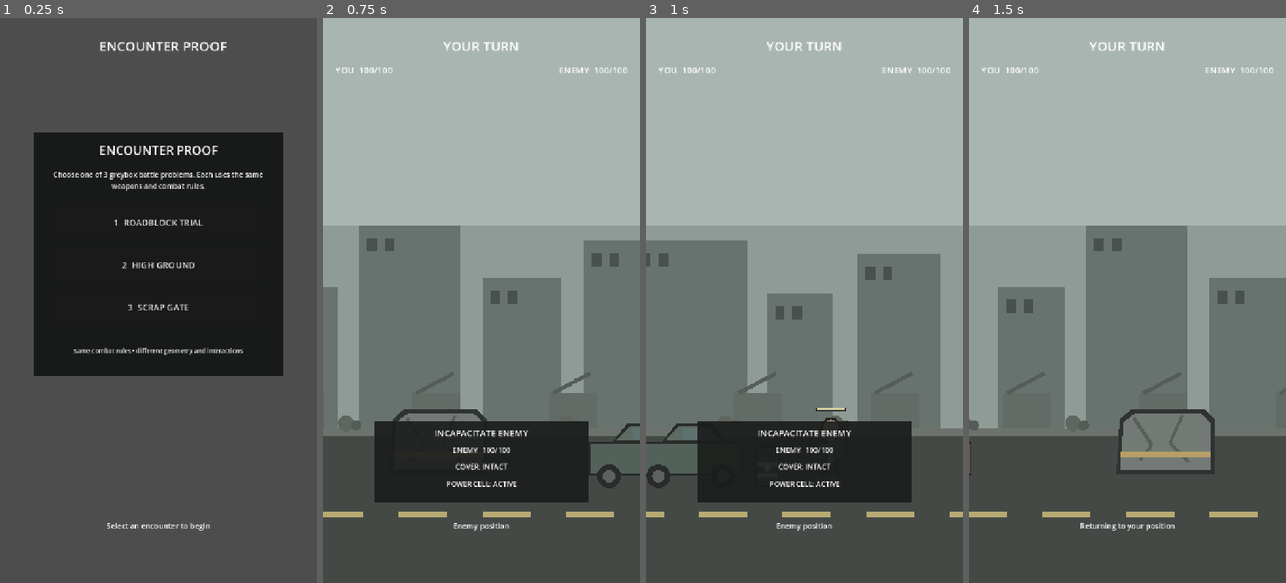
Above: before the commit, frames 1-4 (left to right).
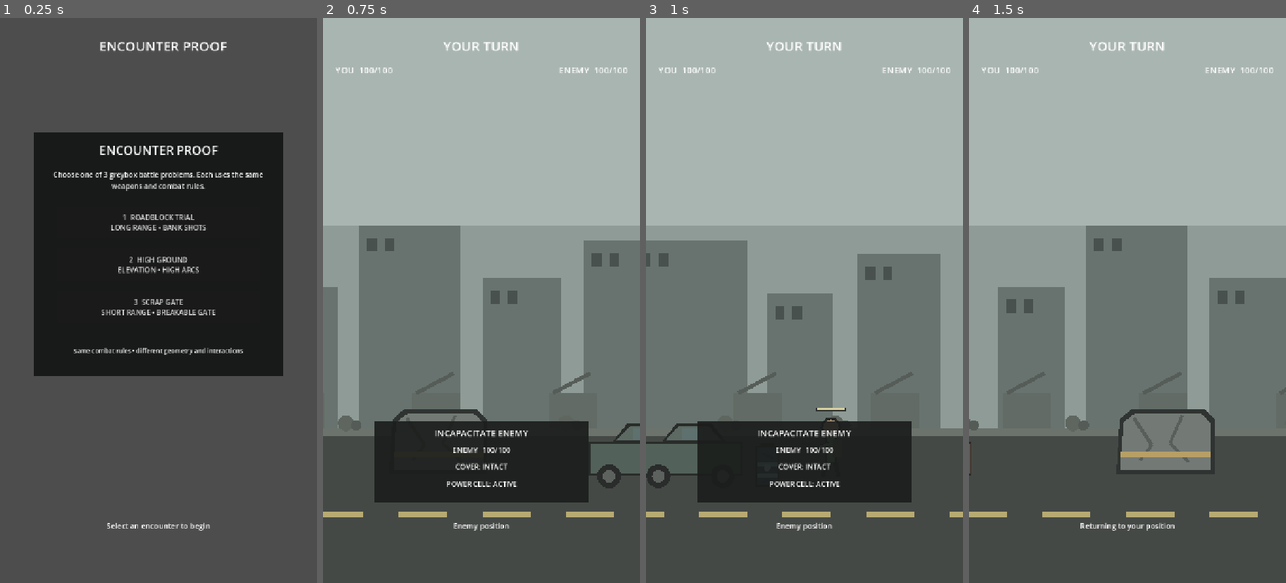
Above: after the commit, the same moments.

Repository: phantompixel-developer/FortKnocks
Game: Godot game, scene res://game/battle/battle.tscn
Two runs of this game, one before a commit and one after it. Both use one fixed random seed, a clock stepped at 60 frames per second and the inputs below.
Inputs (mouse positions are in pixels of both pictures, inside the frame that each line leads up to):
- Up to frame 1 (0.25 s): no input
- Up to frame 2 (0.75 s): click (481, 221) at 0.5 s, where only the run before the commit has a clickable "1 ROADBLOCK TRIAL"
- Up to frame 3 (1 s): no input
- Up to frame 4 (1.5 s): tap Enter at 1.25 s; move the mouse to (1197, 272) at 1.27 s; click (1197, 272) at 1.42 s

The runs differ from the first frame. In frame 1, 1.4% of the frame differs, in the area x 32-68%, y 34-53%; in frame 2, nothing differs; in frame 3, nothing differs; in frame 4, nothing differs.

Commit message:
ux: show encounter purpose in selector

Diff:
--- a/game/battle/battle_controller.gd
+++ b/game/battle/battle_controller.gd
@@ -162,8 +162,8 @@
 		var mission := _missions[index]
 		var button := Button.new()
 		button.custom_minimum_size = Vector2(0.0, 74.0)
-		button.text = "%d  %s" % [index + 1, mission.display_name.to_upper()]
-		button.add_theme_font_size_override("font_size", 20)
+		button.text = "%d  %s\n%s" % [index + 1, mission.display_name.to_upper(), mission.test_focus]
+		button.add_theme_font_size_override("font_size", 16)
 		button.pressed.connect(_begin_mission.bind(mission))
 		mission_button_list.add_child(button)
 
